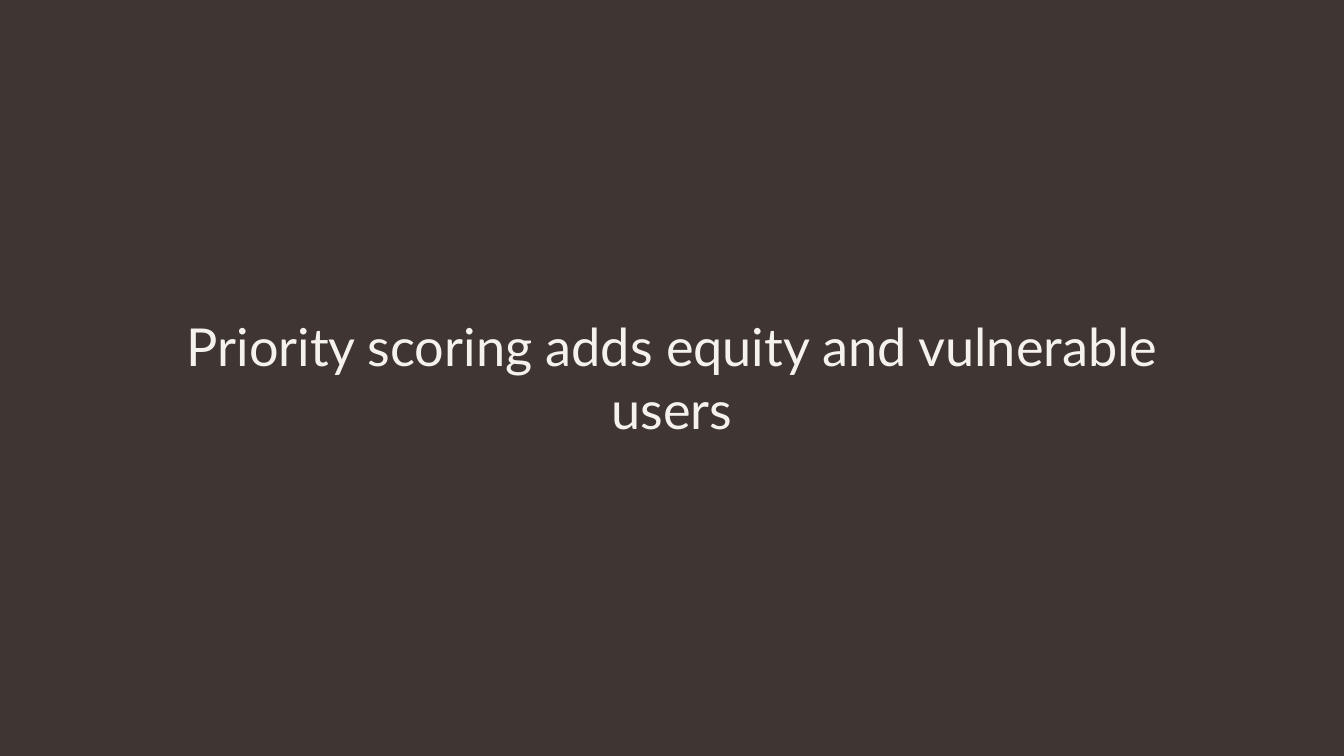
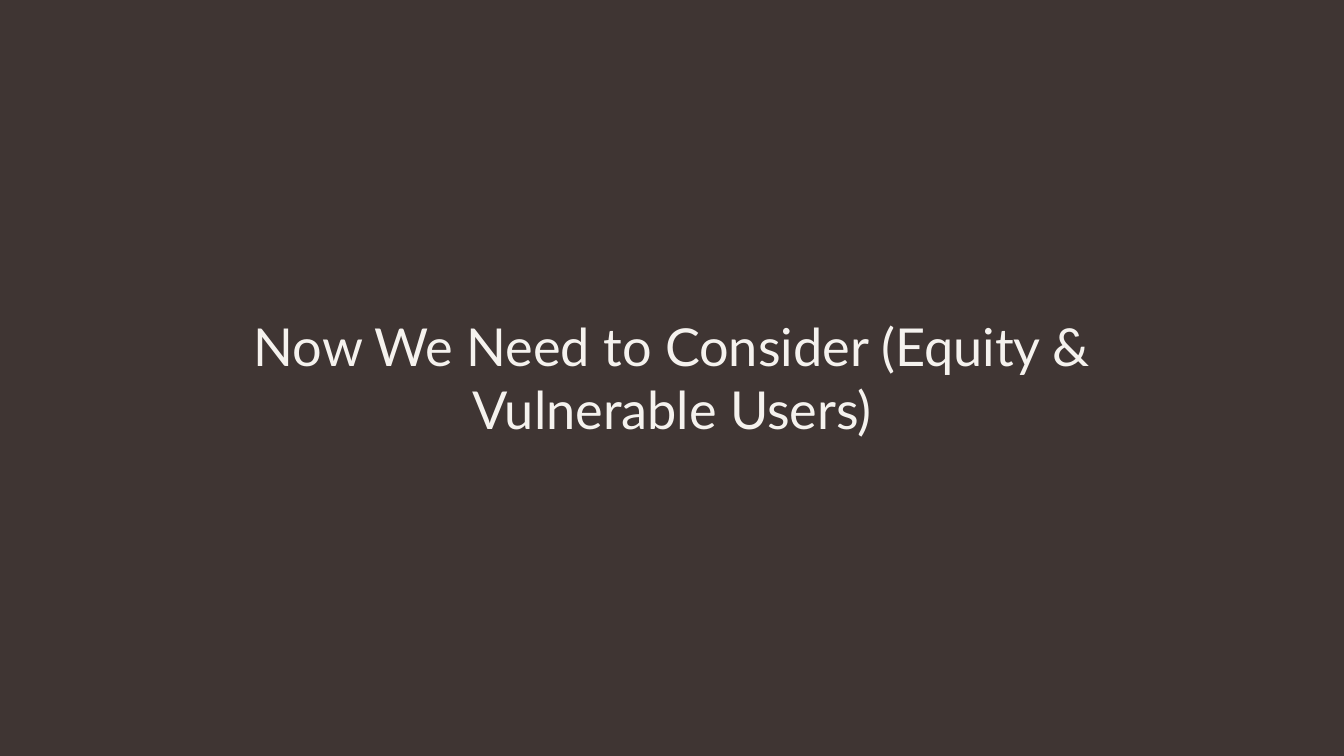
Before and after one commit to dtarek41/montgomery-crash-safety-capstone, a slide deck: slide 21 of deliverables/montgomery_crash_safety_presentation.pptx. Drawn at 1344x756 pixels with LibreOffice and Linux fonts; fonts in the diff are those of the drawing. Boxes give left, top, right and bottom in pixels: in the first picture for what was removed or moved away, otherwise in the second. Text is boxed around its words. In the diff, an @@ line names an element or a change of style, - is before the commit and + after.

```diff
--- a/deliverables/montgomery_crash_safety_presentation.pptx
+++ b/deliverables/montgomery_crash_safety_presentation.pptx
@@ text at [254, 325, 1040, 437]: text changed @@
-Priority scoring adds equity and vulnerable users
+Now We Need to Consider (Equity & Vulnerable Users)
```
Also in this commit, not shown: 12 other slides changed, 2 slides added, 2 slides removed, 31 other files.
